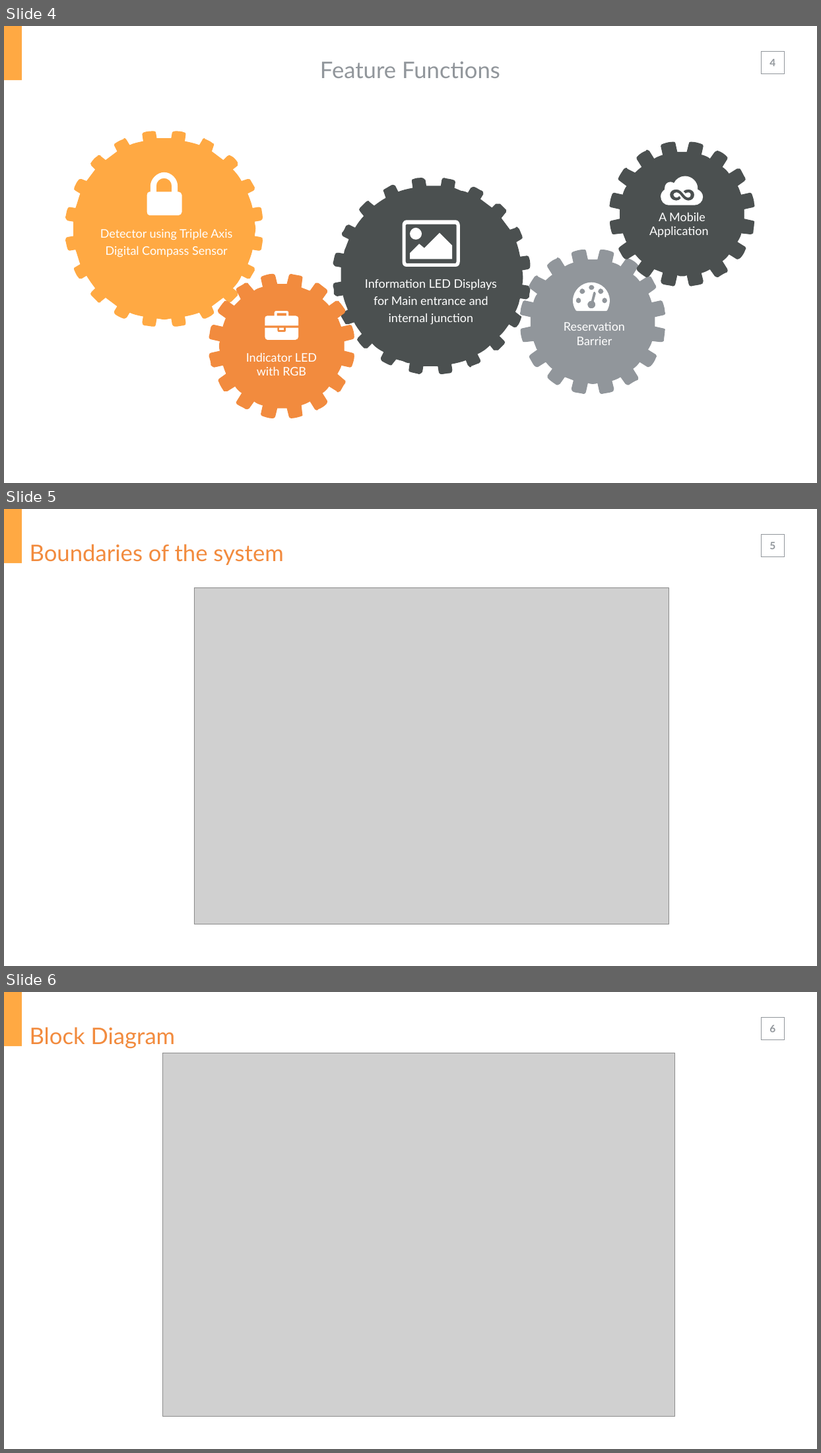
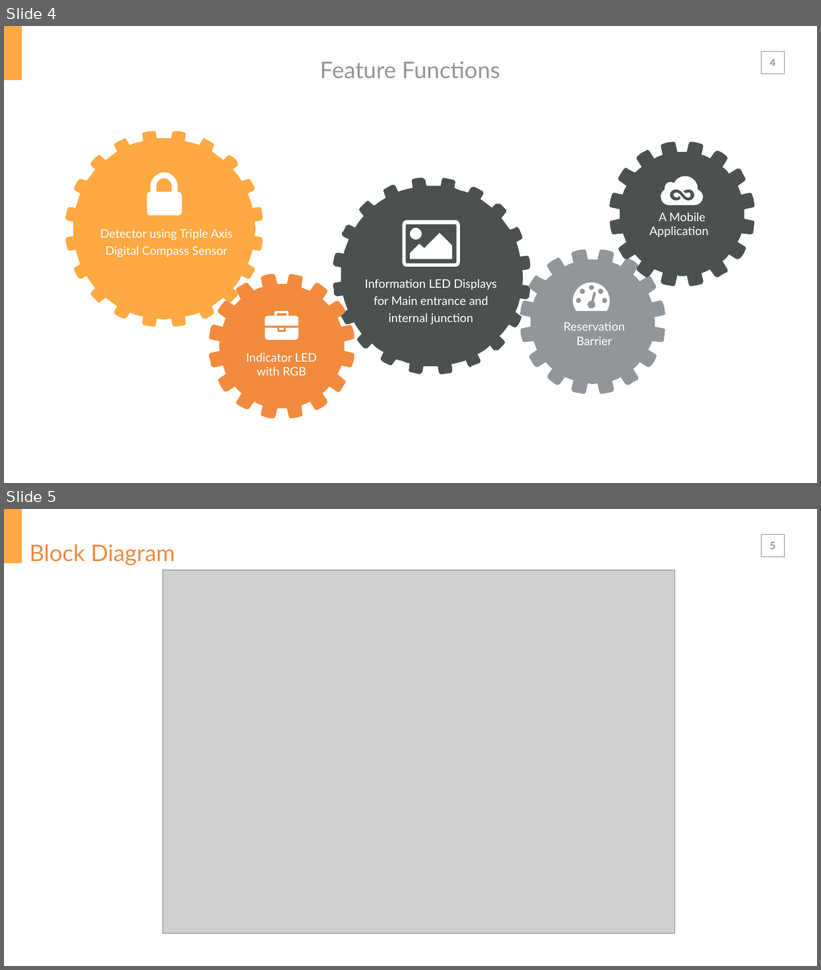
Before and after one commit to HiepBP/-FPT-CAPSTONE-PGSS, a slide deck: Common/Reports/Report.pptx. Shown one above the other, each under a label of ours: slides 4, 5 and 6 before the commit, slides 4 and 5 after it. The pictures are 821x1453 and 821x970 pixels, drawn with LibreOffice and Linux fonts; fonts in the diff are those of the drawing; grey boxes stand for pictures. Boxes give left, top, right and bottom in pixels: in the first picture for what was removed or moved away, otherwise in the second. Text is boxed around its words. In the diff, an @@ line names an element or a change of style, - is before the commit and + after.

```diff
--- a/Common/Reports/Report.pptx
+++ b/Common/Reports/Report.pptx
@@ slide 5 removed at (4, 509, 817, 966), background #FFFFFF; not listed: 3 template elements that a slide beside it also shows @@
@@ text removed at (30, 544, 283, 565) @@
-Boundaries of the system
@@ picture removed at (194, 588, 669, 925) @@
@@ what was slide 6 is now slide 5 @@
@@ page number at (770, 542, 776, 549): text changed @@
-6
+5
```
Also in this commit, not shown: 1 slide added.
